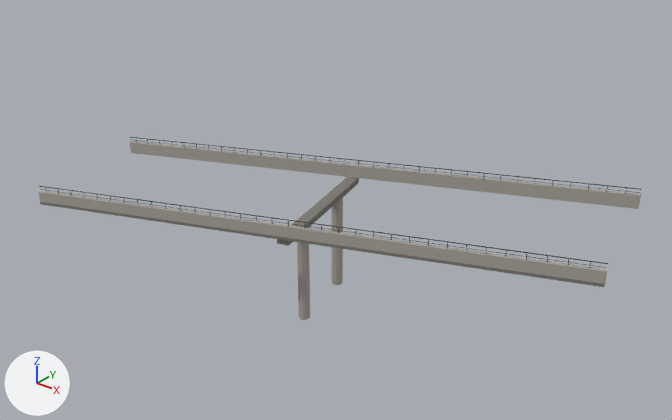
One commit to the glTF model public/models/landmarks/bruecke-144555857.glb: the scene before it, then after it.
Camera for both pictures: a 50 mm lens placed at (63.0, -75.8, 45.9), pointed at (0.6, 2.1, -2.4). The lights are fixed; the arrows at lower left show +X, +Y and +Z. The older version comes first. Objects named as collision shapes, trigger or cutter boxes, shadow casters or lower levels of detail are left out. Where no turn or scale is listed for an object, it has been applied to the vertices. Vertices at exactly the same position are counted once.

Objects in the first picture: 'bruecke-144555857_lod0'.
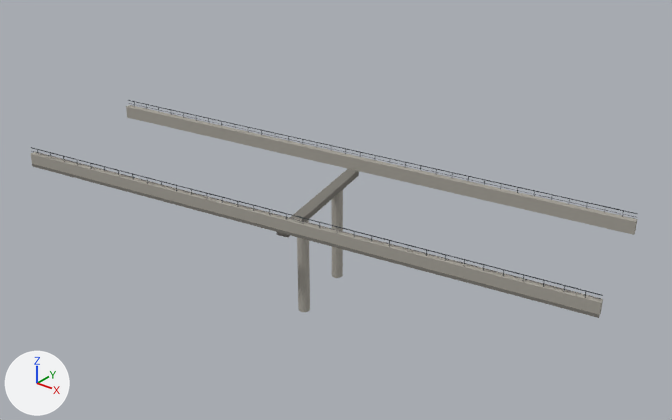
What differs and where, as boxes [x1, y1, x2, y2] in the pictures (672 x 420 px; the box of a moved part takes in the faces that stretch with it):
'bruecke-144555857_lod0', reshaped (19% taller)
    before: [39, 137, 641, 320]
    after: [31, 100, 638, 318]
part 1 of me_bruecke_144555857_lod0, moved or reshaped
    before: [39, 191, 607, 286]
    after: [31, 152, 603, 316]
part 2 of me_bruecke_144555857_lod0, moved or reshaped
    before: [297, 242, 310, 320]
    after: [297, 220, 310, 312]
part 3 of me_bruecke_144555857_lod0, moved or reshaped
    before: [331, 198, 343, 285]
    after: [331, 190, 343, 278]
part 4 of me_bruecke_144555857_lod0, moved or reshaped
    before: [40, 202, 604, 287]
    after: [32, 164, 599, 318]
part 5 of me_bruecke_144555857_lod0, moved or reshaped
    before: [277, 177, 359, 246]
    after: [277, 169, 359, 237]
part 6 of me_bruecke_144555857_lod0, moved or reshaped
    before: [130, 137, 641, 209]
    after: [126, 100, 638, 235]
part 7 of me_bruecke_144555857_lod0, moved or reshaped
    before: [39, 186, 608, 268]
    after: [31, 147, 603, 299]

Diff of the bpy script that builds the scene:
```diff
--- a/public/models/landmarks/bruecke-144555857.glb.py
+++ b/public/models/landmarks/bruecke-144555857.glb.py
@@ me_bruecke_144555857_lod0 @@
 # used by ob_bruecke_144555857_lod0; location = (0.0, 0.0, 0.0)
-me_bruecke_144555857_lod0.from_pydata(...)  # 1208 vertices, 2100 faces; spans x -35.6..35.5, y -17.0..17.0, z -14.0..3.9
+me_bruecke_144555857_lod0.from_pydata(...)  # 1208 vertices, 2100 faces; spans x -35.6..35.6, y -17.3..17.3, z -12.9..3.6
+# me_bruecke_144555857_lod0 part 1: the loose piece of 76 vertices spanning x -31.4..35.5, y -16.9..-1.1, z -4.0..3.1 is multiplied about its middle by the matrix ((1.039, -0.17, 0.0), (-0.17, 1.738, 0.0), (-0.12, -0.028, 1.0)), then moved by (0.0, -0.2, 1.0)
+# me_bruecke_144555857_lod0 part 2: the loose piece of 24 vertices spanning x 0.3..1.7, y -5.1..-3.7, z -14.0..-2.0 is moved by (0.0, 0.0, 1.1)
+# me_bruecke_144555857_lod0 part 3: the loose piece of 24 vertices spanning x -1.7..-0.3, y 3.7..5.1, z -14.0..-2.0 is moved by (0.0, 0.0, 1.1)
+# me_bruecke_144555857_lod0 part 4: the loose piece of 76 vertices spanning x -31.3..35.5, y -17.0..-1.5, z -4.1..1.8 is multiplied about its middle by the matrix ((0.991, -0.002, 0.119), (-0.002, 0.998, 0.028), (-0.119, -0.028, 0.99)), then moved by (0.1, -0.3, 1.0)
+# me_bruecke_144555857_lod0 part 5: the loose piece of 8 vertices spanning x -2.8..2.8, y -9.2..9.2, z -2.0..-1.3 is moved by (0.0, 0.0, 1.1)
+# me_bruecke_144555857_lod0 part 6: 424 of 1208 vertices moved; they spanned x -35.6..31.4, y 1.1..17.0, z -4.1..3.9 and now span x -35.6..31.4, y 1.1..17.3, z -1.7..3.6; mean shift (-0.1, 0.4, 0.4); largest move (-35.5, 1.2, -2.1) -> (-35.6, 1.6, 3.1)
+# me_bruecke_144555857_lod0 part 7: 424 of the vertices in x -31.3..35.5, y -16.7..-1.2, z -2.4..3.9 are multiplied about their middle by the matrix ((0.991, -0.002, 0.119), (-0.002, 0.998, 0.029), (-0.119, -0.029, 0.99)), then moved by (0.1, -0.4, 1.0)
+# other edits to the shape of me_bruecke_144555857_lod0 do not show in these pictures
 me_bruecke_144555857_lod0.materials.append(mat_plaster)
```
